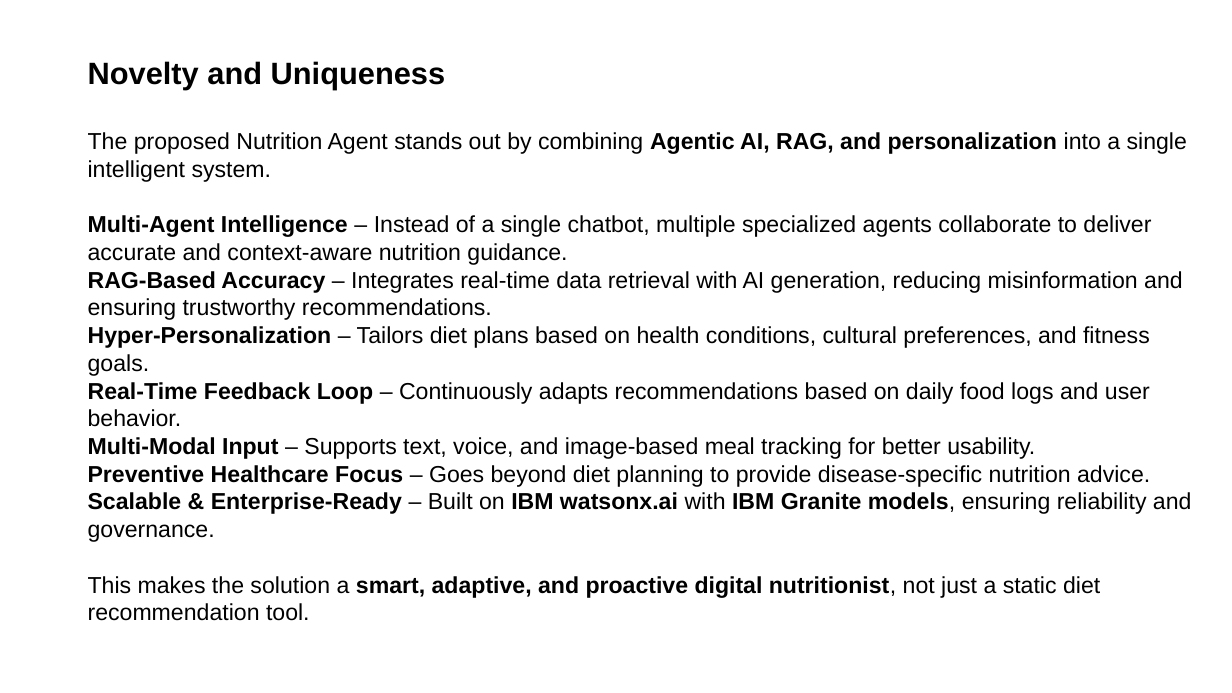
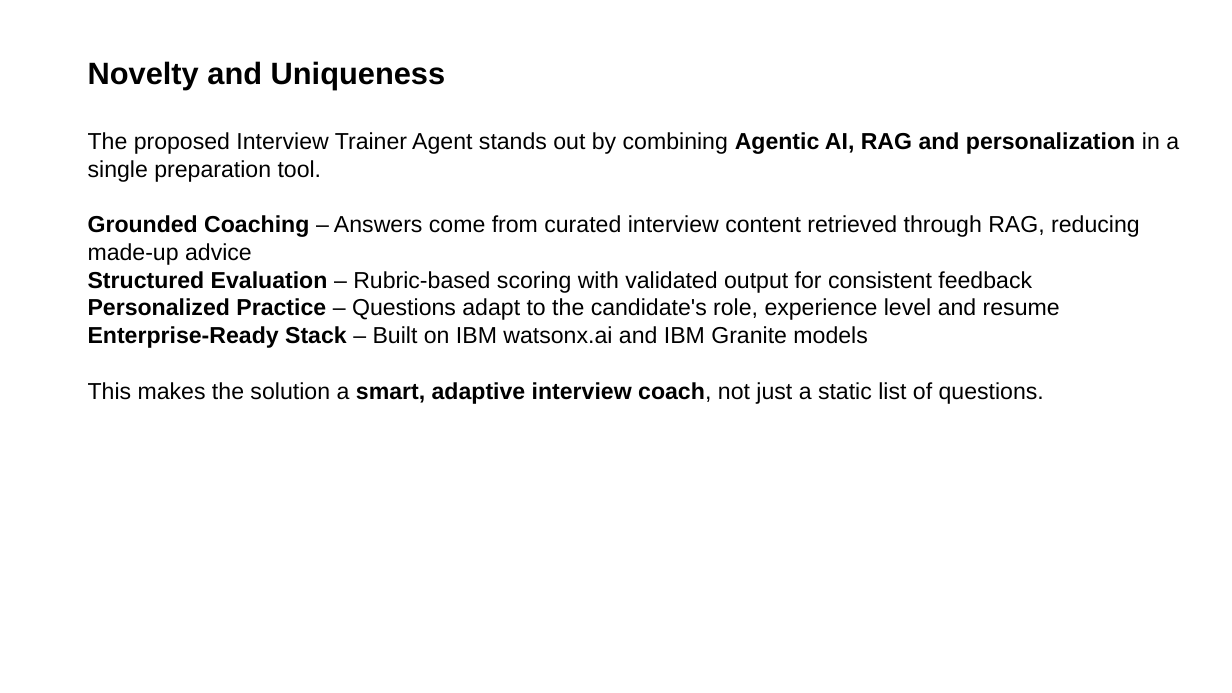
Before and after one commit to udhaya-0811/Interview-Trainer-Agent-Project, a slide deck: slide 10 of Interview_Trainer_Agent_Submission.pptx (slide 11 before the commit). Drawn at 1232x693 pixels with LibreOffice and Linux fonts; fonts in the diff are those of the drawing. Boxes give left, top, right and bottom in pixels: in the first picture for what was removed or moved away, otherwise in the second. Text is boxed around its words. In the diff, an @@ line names an element or a change of style, - is before the commit and + after.

Commit message:
Add PPTX presentation, problem statement PDF, and token usage tracking
- Interview_Trainer_Agent_Submission.pptx: fully filled 16-slide presentation
- Problem_Statement_22_Interview_Trainer_Agent.pdf: problem statement
- granite_client.py: added token usage tracking (input/output/total per session)

```diff
--- a/Interview_Trainer_Agent_Submission.pptx
+++ b/Interview_Trainer_Agent_Submission.pptx
@@ text at (88, 132, 1179, 404): text changed @@
-The proposed Nutrition Agent stands out by combining Agentic AI, RAG, and personalization into a single intelligent system.
-Multi-Agent Intelligence – Instead of a single chatbot, multiple specialized agents collaborate to deliver accurate and context-aware nutrition guidance.
-RAG-Based Accuracy – Integrates real-time data retrieval with AI generation, reducing misinformation and ensuring trustworthy recommendations.
-Hyper-Personalization – Tailors diet plans based on health conditions, cultural preferences, and fitness goals.
-Real-Time Feedback Loop – Continuously adapts recommendations based on daily food logs and user behavior.
-Multi-Modal Input – Supports text, voice, and image-based meal tracking for better usability.
-Preventive Healthcare Focus – Goes beyond diet planning to provide disease-specific nutrition advice.
-Scalable & Enterprise-Ready – Built on IBM watsonx.ai with IBM Granite models, ensuring reliability and governance.
-This makes the solution a smart, adaptive, and proactive digital nutritionist, not just a static diet recommendation tool.
+The proposed Interview Trainer Agent stands out by combining Agentic AI, RAG and personalization in a single preparation tool.
+Grounded Coaching – Answers come from curated interview content retrieved through RAG, reducing made-up advice
+Structured Evaluation – Rubric-based scoring with validated output for consistent feedback
+Personalized Practice – Questions adapt to the candidate's role, experience level and resume
+Enterprise-Ready Stack – Built on IBM watsonx.ai and IBM Granite models
+This makes the solution a smart, adaptive interview coach, not just a static list of questions.
```
Also in this commit, not shown: 11 other slides changed, 2 slides added, 3 slides removed, 2 other files.
